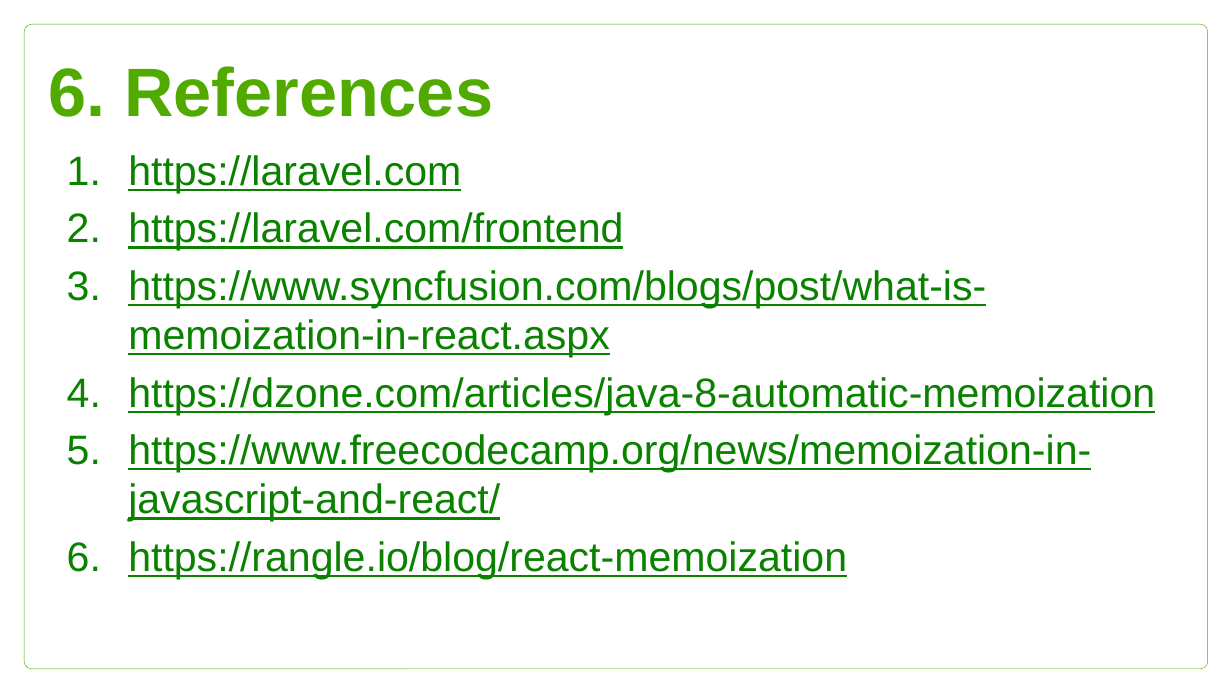
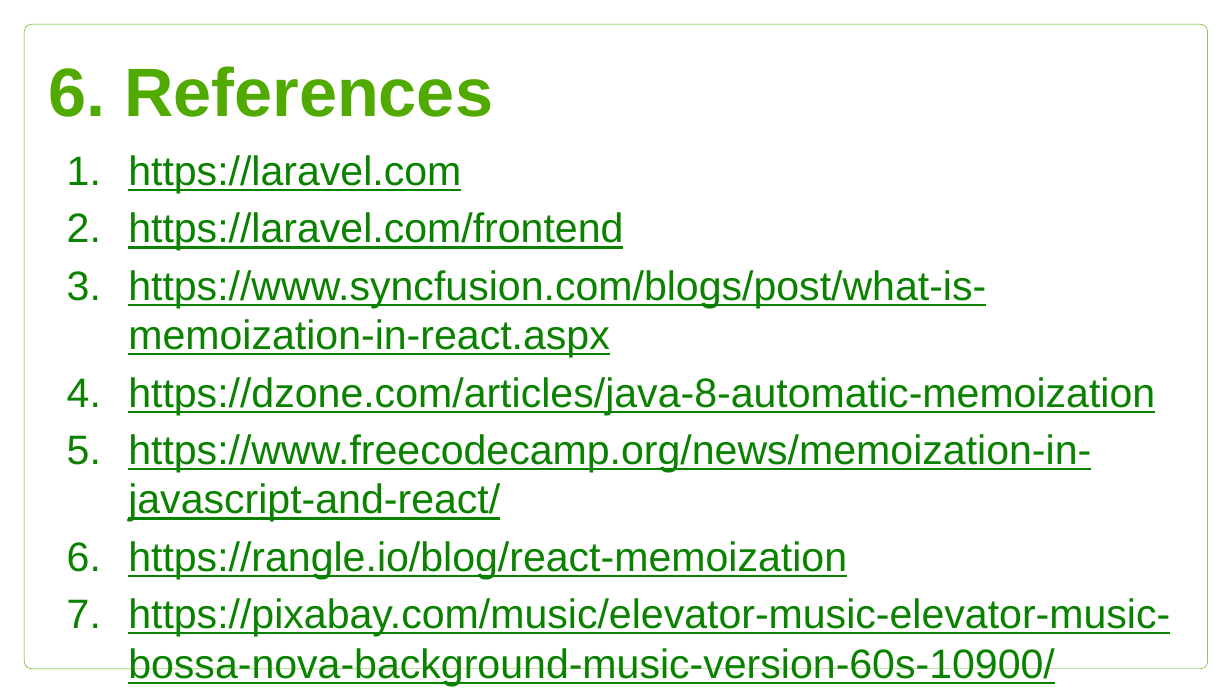
Before and after one commit to Btibor02/GroupWork, a slide deck: slide 24 of Groupwork ppt.pptx. Drawn at 1232x693 pixels with LibreOffice and Linux fonts; fonts in the diff are those of the drawing; background and template pictures are left out. Boxes give left, top, right and bottom in pixels: in the first picture for what was removed or moved away, otherwise in the second. Text is boxed around its words. In the diff, an @@ line names an element or a change of style, - is before the commit and + after.

Commit message:
pixabay ref

```diff
--- a/Groupwork ppt.pptx
+++ b/Groupwork ppt.pptx
@@ subtitle at (128, 598, 1170, 686): paragraph added @@
+7. https://pixabay.com/music/elevator-music-elevator-music-bossa-nova-background-music-version-60s-10900/
```
